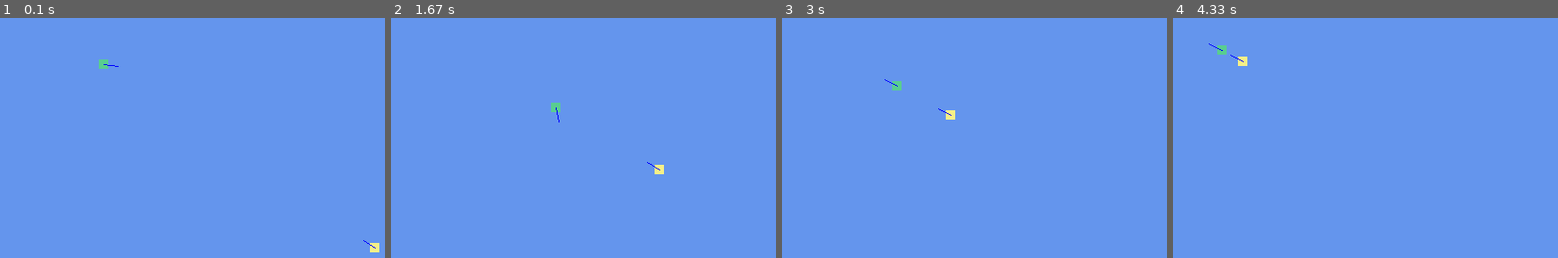
Above: before the commit, frames 1-4 (left to right).
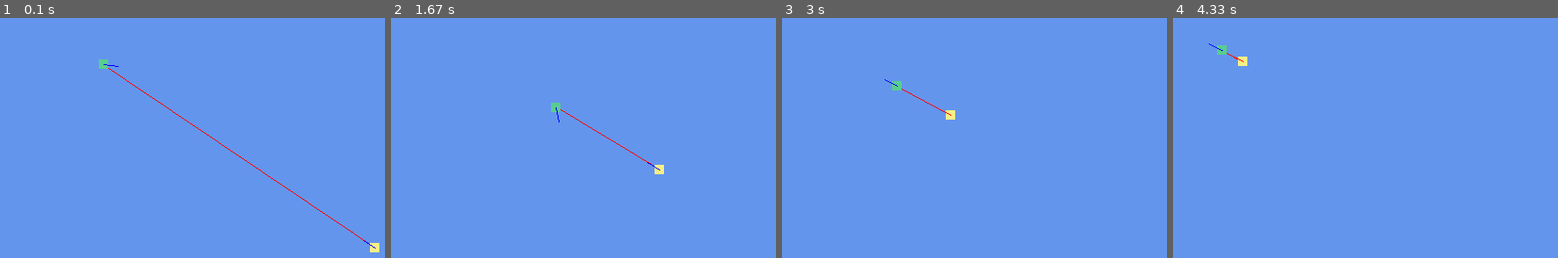
Above: after the commit, the same moments.

Repository: emersonds/Spring22-GDD3400
Game: pygame game, started from Moving Agents/main.py
The game is run twice, just before and just after one commit, with the same random seed, the same clock (stepped at 60 frames per second) and the same inputs.
Inputs:
- Up to frame 1 (0.1 s): no input
- Up to frame 2 (1.67 s): no input
- Up to frame 3 (3 s): no input
- Up to frame 4 (4.33 s): no input

The runs differ from the first frame. In frame 1, 0.3% of the frame differs, in the area x 28-96%, y 20-94%; in frame 2, less than 0.1%; in frame 3, less than 0.1%; in frame 4, less than 0.1%.

Commit message:
Moving Agents: Seek/Flee Line
 - Added a line from the seeking agent to their target, and a line from the fleeing agent to their seeker when they begin fleeing.
 - Renamed Velocity Indicator constants to be general debug constants for clarity.
 - Added setVelocity() helper method to cut down on code.
 - Added screen parameter to player and enemy update methods so they can draw their seek/flee lines.

Diff:
--- a/Moving Agents/Agent.py
+++ b/Moving Agents/Agent.py
@@ -10,16 +10,25 @@
 from Vector import *
 
 class Agent:
+    # Constructor
     def __init__(self, position, speed, size):
         self.position = position
         self.speed = speed
         self.size = size
         self.center = self.calcCenter()
+        self.seeking = False
+        self.fleeing = False
 
     def __str__(self):
         print("Size:", str(self.size), "\nPosition:", str(self.position), "\nVelocity:", str(self.velocity),
             "\nCenter:", str(self.center))
 
+    def setVelocity(self):
+        # Normalize velocity and move enemy
+        self.velocity = self.velocity.normalize()           # Normalize velocity
+        self.position += self.velocity * self.speed   # Scale it by a speed factor
+
+    # Draw the agent and their velocity
     def draw(self, screen):
 
         # Draw agent
@@ -27,8 +36,14 @@
 
         # Draw line from agent center showing direction
         self.center = self.calcCenter()
-        pygame.draw.line(screen, (Const.VI_COLOR), (self.center.x, self.center.y),
-            (self.center.x + self.velocity.x * Const.VI_LENGTH, self.center.y + self.velocity.y * Const.VI_LENGTH))   # Draw line
+        pygame.draw.line(screen, (Const.DEBUG_VELOCITY_COLOR), (self.center.x, self.center.y),
+            (self.center.x + self.velocity.x * Const.DEBUG_VELOCITY_LENGTH, self.center.y + self.velocity.y * Const.DEBUG_VELOCITY_LENGTH))   # Draw line
+
+    # Draw a line to another agent that self is seeking/fleeing from
+    def drawSeekFlee(self, screen, lineTarget):
+        if (self.seeking == True or self.fleeing == True):
+            pygame.draw.line(screen, (Const.DEBUG_SEEKFLEE_COLOR), (self.center.x, self.center.y),
+            (lineTarget.center.x, lineTarget.center.y))   # Draw line
 
     # Calculate the player's center
     def calcCenter(self):
--- a/Moving Agents/Constants.py
+++ b/Moving Agents/Constants.py
@@ -24,6 +24,7 @@
 ENEMY_TICKS_TO_WAIT = 800
 ENEMY_ROTATION_SCALAR = 0.1
 
-# Velocity Indicator (VI) constants
-VI_COLOR = (0, 0, 255)
-VI_LENGTH = 15
+# Debug constants
+DEBUG_VELOCITY_COLOR = (0, 0, 255)
+DEBUG_VELOCITY_LENGTH = 15
+DEBUG_SEEKFLEE_COLOR = (255, 0, 0)
--- a/Moving Agents/Enemy.py
+++ b/Moving Agents/Enemy.py
@@ -23,7 +23,7 @@
         super().__init__(position, speed, size)
 
     # Moves the enemy
-    def update(self, player):
+    def update(self, player, screen):
 
         # Calculate distance to player (flee range)
         playerDist = self.position - player.position
@@ -31,13 +31,13 @@
         # Flee if player is within range
         if (playerDist.length() < Const.ENEMY_FLEE_RANGE):
             self.velocity = playerDist
+            self.fleeing = True
+            self.drawSeekFlee(screen, player)
         # Wander if player is not in range
         else:
             self.velocity = self.wander()
 
-        # Normalize velocity and move enemy
-        self.velocity = self.velocity.normalize()           # Normalize velocity
-        self.position += self.velocity * self.speed   # Scale it by a speed factor
+        self.setVelocity()
 
     # Wander behavior
     def wander(self):
--- a/Moving Agents/Player.py
+++ b/Moving Agents/Player.py
@@ -21,19 +21,17 @@
         super().__init__(position, speed, size)
 
     # Moves the player
-    def update(self, enemies):
-
-        # Initialize movement vector
-        self.velocity = Vector.zero()                       # Zero out velocity so the player doesn't slide in between movements.
+    def update(self, enemies, screen):
 
         # Target random enemy
         if (self.targetSelected == False):
             self.setTarget(enemies)
         else:
             # Set velocity and move player
+            self.seeking = True
+            self.drawSeekFlee(screen, self.target)
             self.velocity = self.target.position - self.position
-            self.velocity = self.velocity.normalize()           # Normalize velocity
-            self.position += self.velocity * self.speed    # Scale it by a speed factor
+            self.setVelocity()
 
     # Set random target in enemies list
     def setTarget(self, enemies):
--- a/Moving Agents/main.py
+++ b/Moving Agents/main.py
@@ -41,12 +41,12 @@
     screen.fill(Const.BACKGROUND_COLOR)
 
     # Draw player
-    player.update(enemies)
+    player.update(enemies, screen)
     player.draw(screen)
 
     #Draw enemies
     for enemy in enemies:
-        enemy.update(player)
+        enemy.update(player, screen)
         enemy.draw(screen)
 
     # Refresh screen
